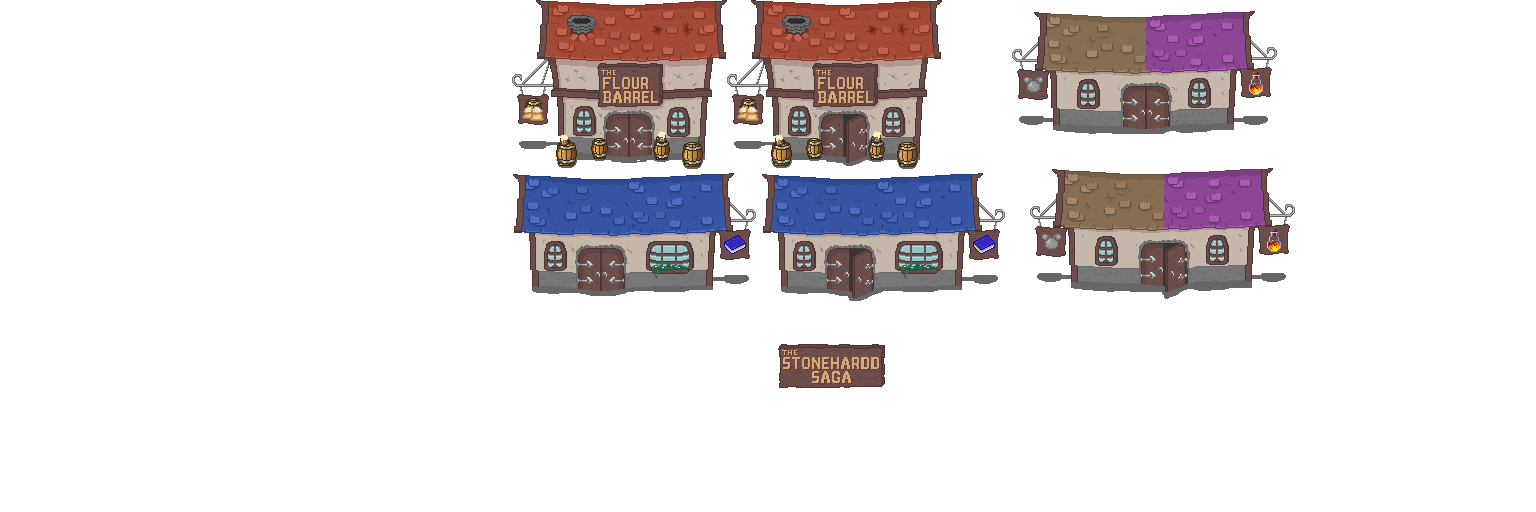
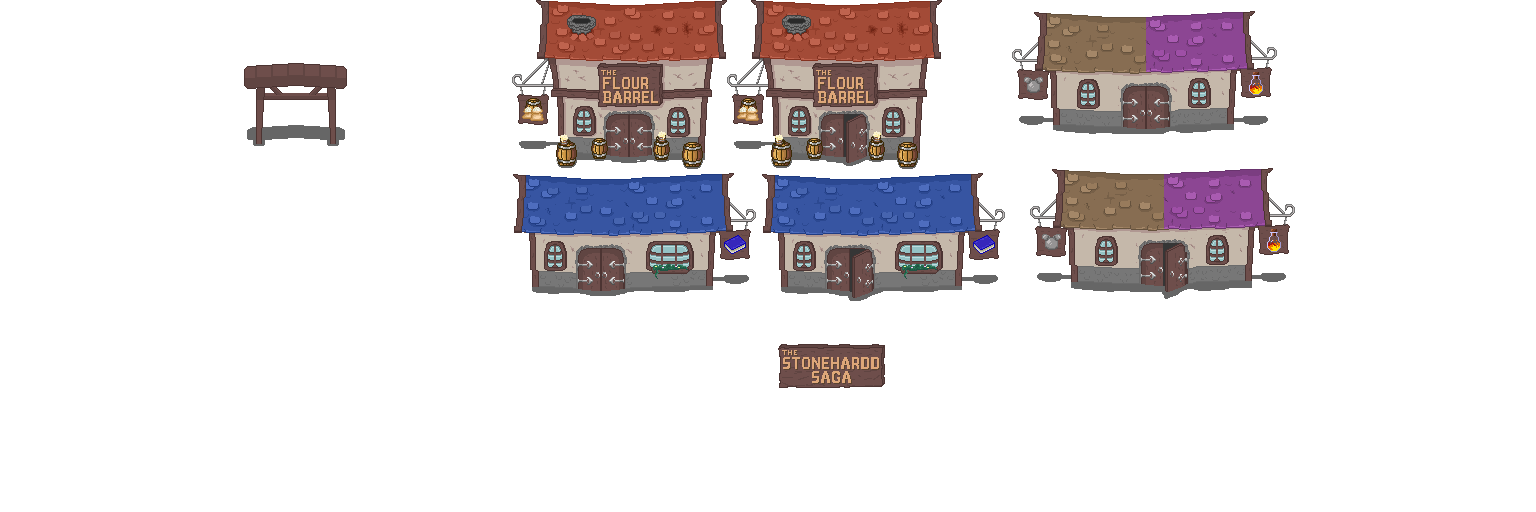
Layers edited between the first and the second 1536×512 image:
renamed "Layer 36 copy" to "Gate", painted on it over (x1=244, y1=63, x2=347, y2=146)
painted on "Shadows" (2nd of 4) over (x1=247, y1=125, x2=345, y2=146)
